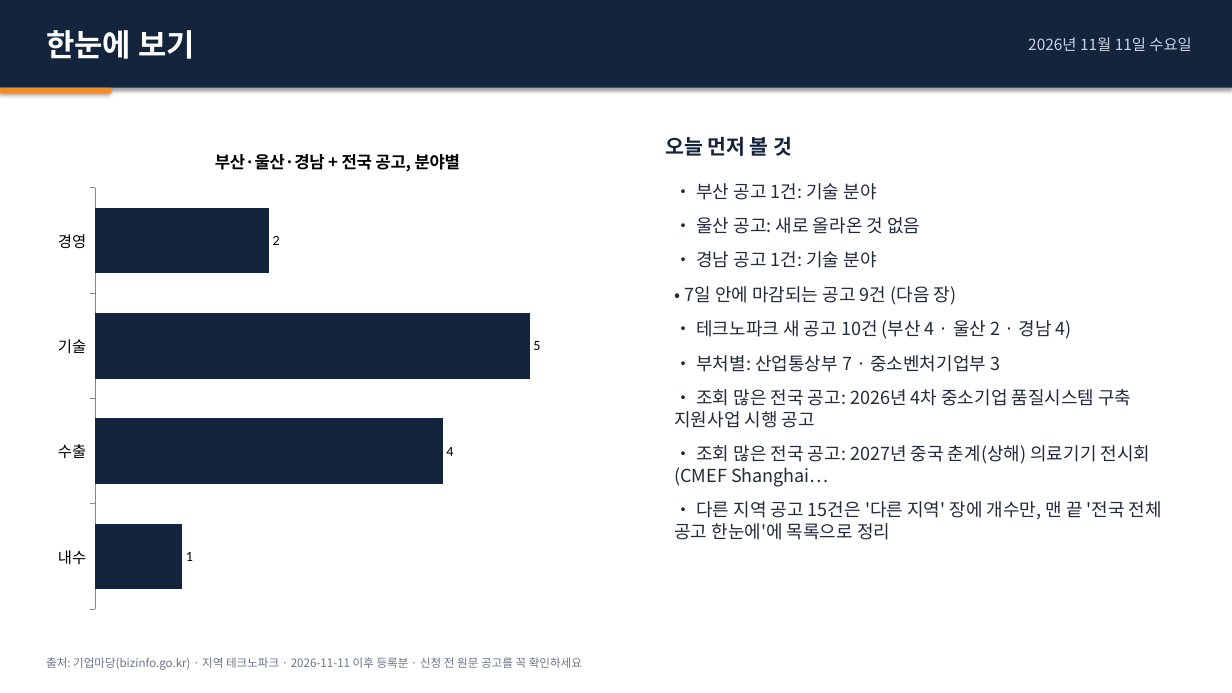
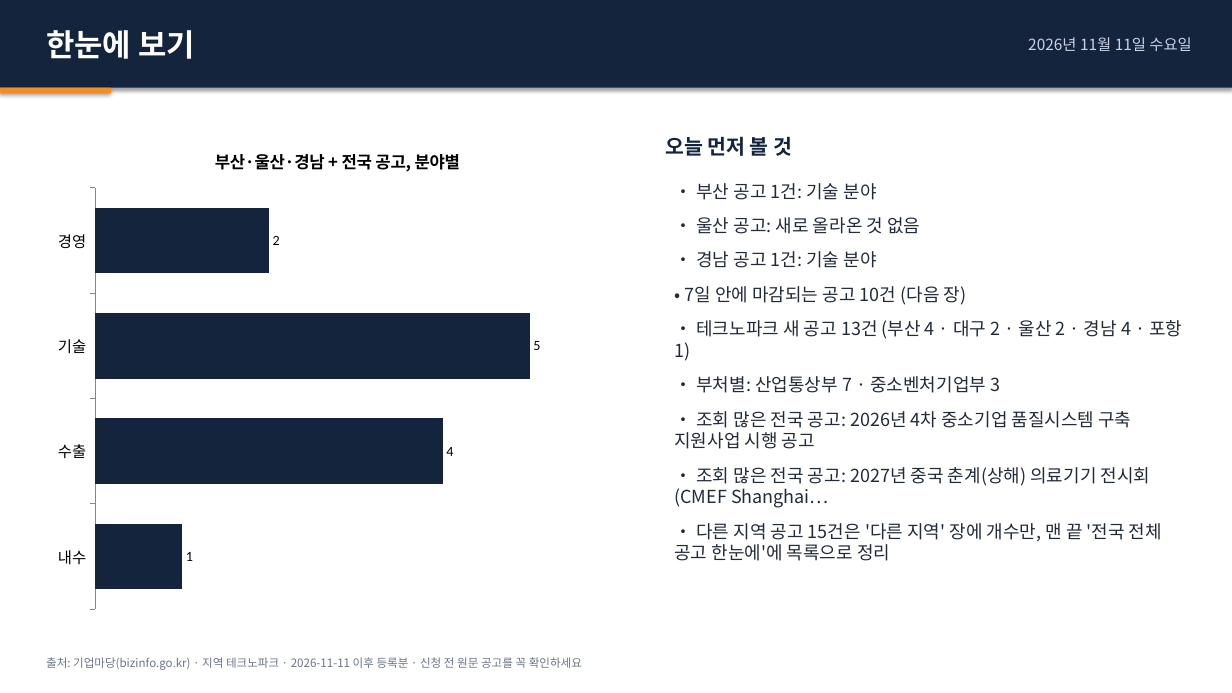
Before and after one commit to juddmank/helprnd.com, a slide deck: slide 2 of site/briefings/2026-11-11_지원사업공고.pptx. Drawn at 1232x693 pixels with LibreOffice and Linux fonts; fonts in the diff are those of the drawing. Boxes give left, top, right and bottom in pixels: in the first picture for what was removed or moved away, otherwise in the second. Text is boxed around its words. In the diff, an @@ line names an element or a change of style, - is before the commit and + after.

```diff
--- a/site/briefings/2026-11-11_지원사업공고.pptx
+++ b/site/briefings/2026-11-11_지원사업공고.pptx
@@ text at [674,286,1182,361]: text changed @@
-• 7일 안에 마감되는 공고 9건 (다음 장)
-• 테크노파크 새 공고 10건 (부산 4 · 울산 2 · 경남 4)
+• 7일 안에 마감되는 공고 10건 (다음 장)
+• 테크노파크 새 공고 13건 (부산 4 · 대구 2 · 울산 2 · 경남 4 · 포항 1)
```
Also in this commit, not shown: 8 other slides changed, 3 slides added, 6 other files.
